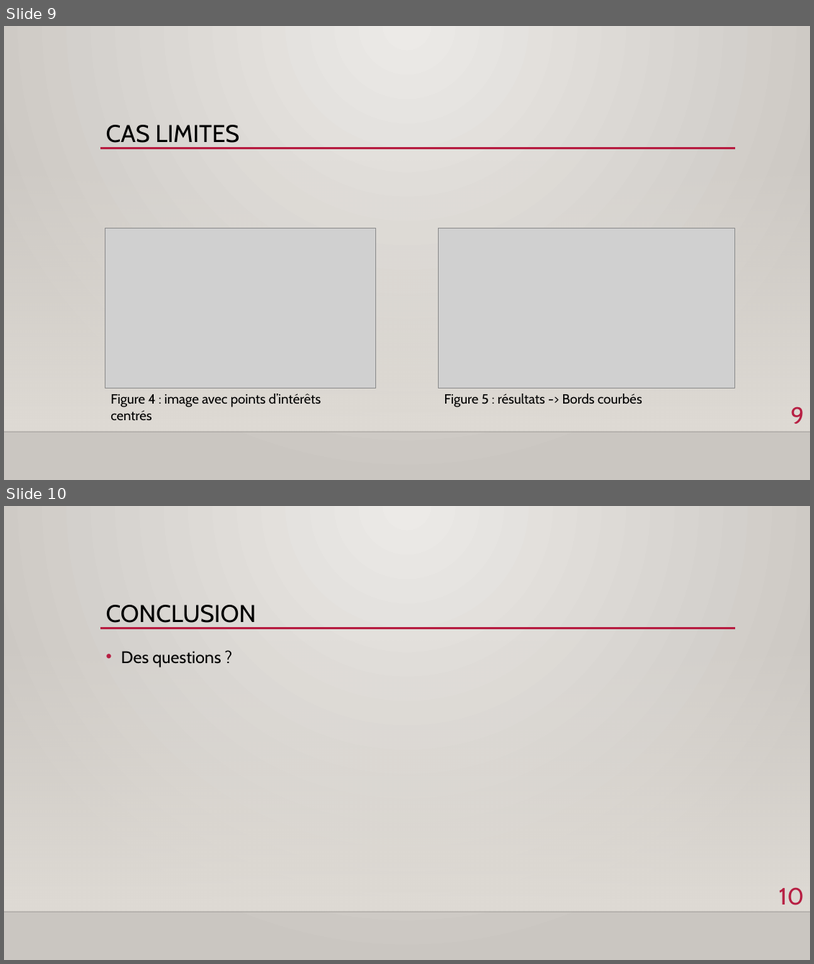
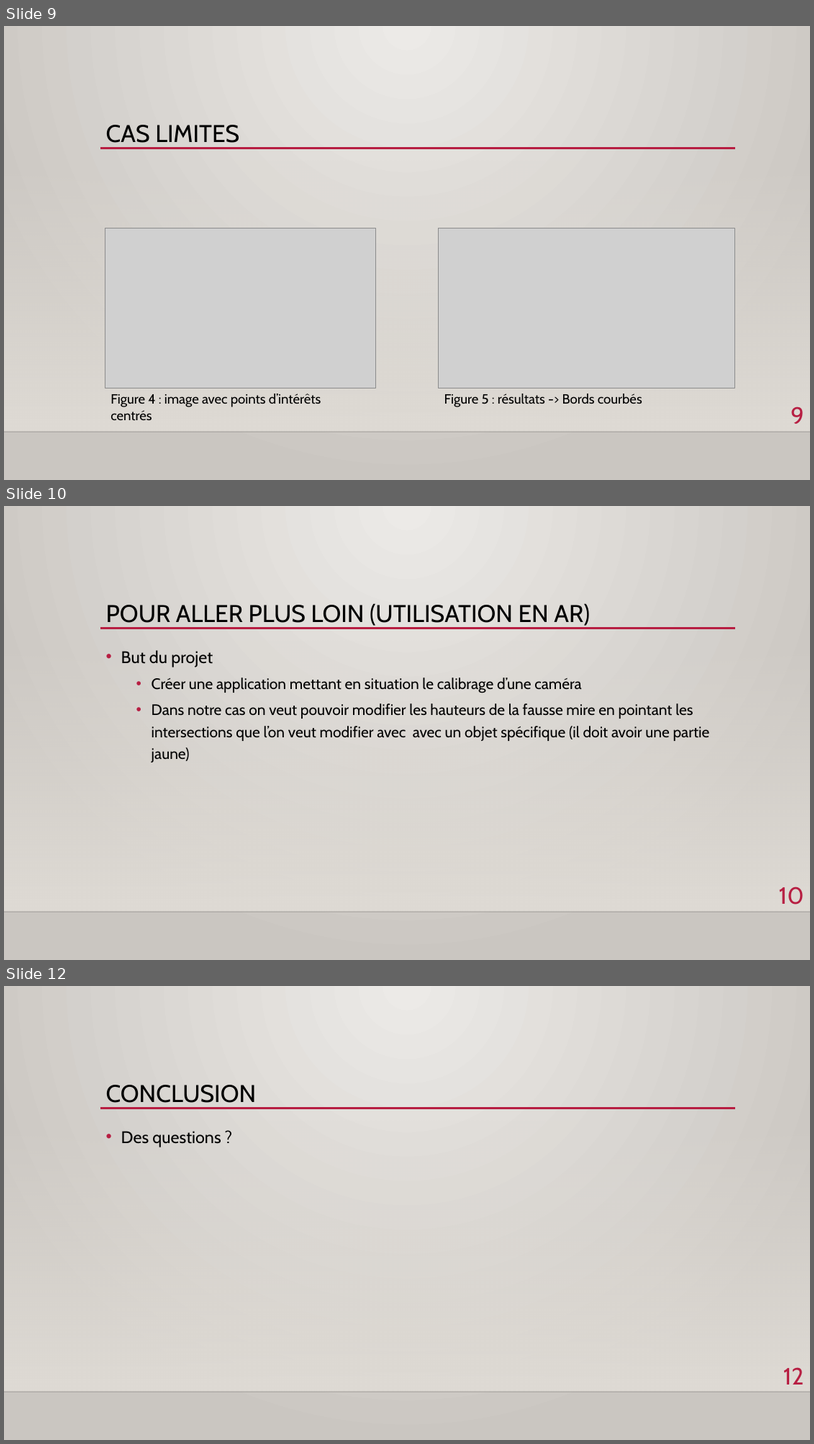
Before and after one commit to IlTuxIl/Reconstruction3D, a slide deck: doc/Présentation.pptx. Shown one above the other, each under a label of ours: slides 9 and 10 before the commit, slides 9, 10 and 12 after it; the slides between them are not shown. The pictures are 814x964 and 814x1444 pixels, drawn with LibreOffice and Linux fonts; fonts in the diff are those of the drawing; grey boxes stand for pictures; background and template pictures are left out. Boxes give left, top, right and bottom in pixels: in the first picture for what was removed or moved away, otherwise in the second. Text is boxed around its words. In the diff, an @@ line names an element or a change of style, - is before the commit and + after.

```diff
--- a/doc/Présentation.pptx
+++ b/doc/Présentation.pptx
@@ slide 10 added at (x1=4, y1=506, x2=810, y2=960), background gradient #ECEAE7 to #CAC7C1; not listed: 3 template elements that a slide beside it also shows @@
@@ title added at (x1=106, y1=603, x2=590, y2=628), 28.8 pt, text #000000 @@
+POUR ALLER PLUS LOIN (UTILISATION EN AR)
@@ text added at (x1=121, y1=650, x2=710, y2=762), 18 pt, text #000000 @@
+• But du projet
+  • Créer une application mettant en situation le calibrage d’une caméra
+  • Dans notre cas on veut pouvoir modifier les hauteurs de la fausse mire en pointant les intersections que l’on veut modifier avec avec un objet spécifique (il doit avoir une partie jaune)
@@ page number added at (x1=779, y1=886, x2=805, y2=904), 28 pt, text #B71E42 @@
+10
@@ what was slide 10 is now slide 12 @@
@@ page number at (x1=784, y1=1367, x2=805, y2=1384): text changed @@
-10
+12
```
Also in this commit, not shown: 1 slide changed, 1 other slide added, 1 other file.
